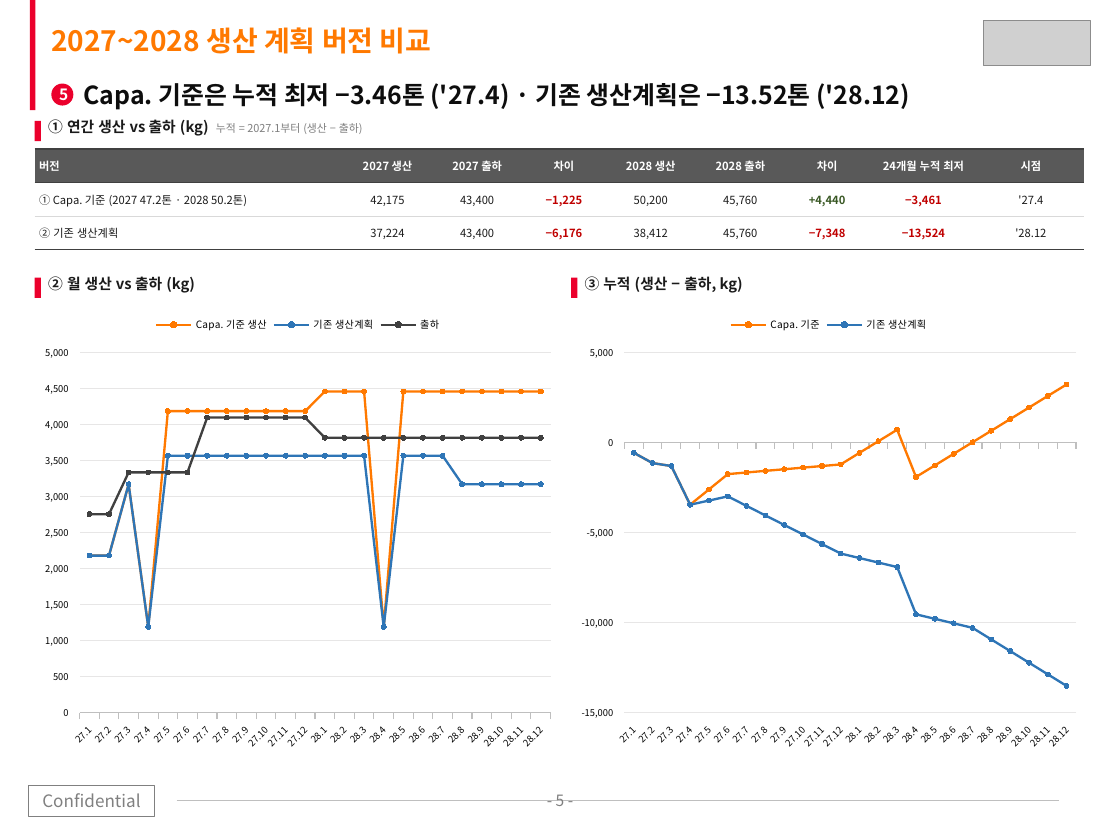
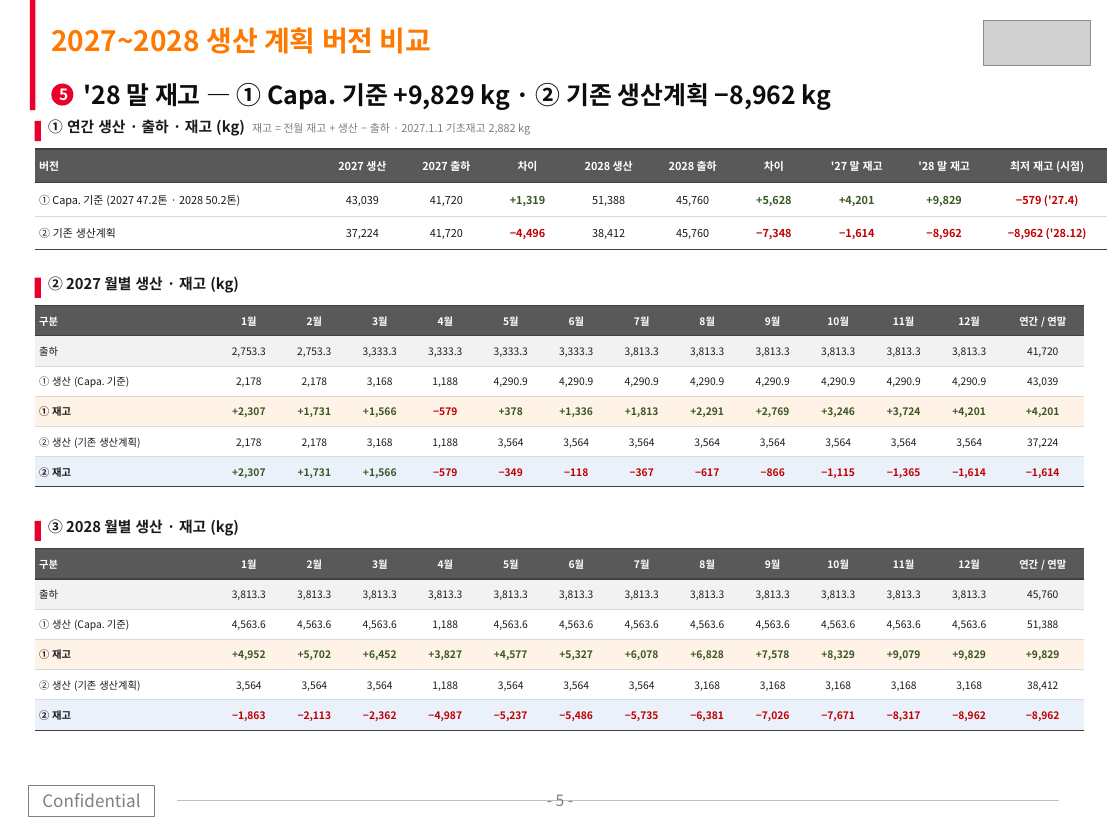
Before and after one commit to Jameskim25/-, a slide deck: slide 5 of SKTC_CpZr_Capacity_Reflux_Roadmap_2027_2028.pptx. Drawn at 1120x840 pixels with LibreOffice and Linux fonts; fonts in the diff are those of the drawing; grey boxes stand for pictures. Boxes give left, top, right and bottom in pixels: in the first picture for what was removed or moved away, otherwise in the second. Text is boxed around its words. In the diff, an @@ line names an element or a change of style, - is before the commit and + after.

```diff
--- a/SKTC_CpZr_Capacity_Reflux_Roadmap_2027_2028.pptx
+++ b/SKTC_CpZr_Capacity_Reflux_Roadmap_2027_2028.pptx
@@ text at (84,83,832,110): text changed @@
-Capa. 기준은 누적 최저 −3.46톤 ('27.4) · 기존 생산계획은 −13.52톤 ('28.12)
+'28 말 재고 — ① Capa. 기준 +9,829 kg · ② 기존 생산계획 −8,962 kg
@@ text at (48,119,530,136): text changed @@
-① 연간 생산 vs 출하 (kg) 누적 = 2027.1부터 (생산 − 출하)
+① 연간 생산 · 출하 · 재고 (kg) 재고 = 전월 재고 + 생산 − 출하 · 2027.1.1 기초재고 2,882 kg
@@ table at (35,149,1107,250) @@
-column 2, row 2: 42,175
+column 2, row 2: 43,039
-column 3, row 2: 43,400
+column 3, row 2: 41,720
-column 3, row 3: 43,400
+column 3, row 3: 41,720
-column 4, row 2: −1,225
+column 4, row 2: +1,319
-column 4, row 3: −6,176
+column 4, row 3: −4,496
-column 5, row 2: 50,200
+column 5, row 2: 51,388
-column 7: 차이 | +4,440 | −7,348
-column 8: 24개월 누적 최저 | −3,461 | −13,524
-column 9: 시점 | '27.4 | '28.12
+column 7: 차이 | +5,628 | −7,348
+column 8: '27 말 재고 | +4,201 | −1,614
+column 9: '28 말 재고 | +9,829 | −8,962
+column 10: 최저 재고 (시점) | −579 ('27.4) | −8,962 ('28.12)
@@ table: place and size @@
-table at (35,149,1084,250)
+table at (35,149,1107,250)
@@ text at (48,274,239,293): text changed @@
-② 월 생산 vs 출하 (kg)
+② 2027 월별 생산 · 재고 (kg)
@@ text removed at (585,276,743,293) @@
-③ 누적 (생산 − 출하, kg)
@@ line chart removed at (35,305,561,758) @@
-categories: 27.1, 27.2, 27.3, 27.4, 27.5, 27.6, 27.7, 27.8, 27.9, 27.10, 27.11, 27.12, 28.1, 28.2, 28.3, 28.4, 28.5, 28.6, 28.7, 28.8, 28.9, 28.10, 28.11, 28.12
-Capa. 기준 생산: 2200, 2200, 3200, 1200, 4200, 4200, 4200, 4200, 4200, 4200, 4200, 4200, 4500, 4500, 4500, 1200, 4500, 4500, 4500, 4500, 4500, 4500, 4500, 4500
-기존 생산계획: 2200, 2200, 3200, 1200, 3600, 3600, 3600, 3600, 3600, 3600, 3600, 3600, 3600, 3600, 3600, 1200, 3600, 3600, 3600, 3200, 3200, 3200, 3200, 3200
-출하: 2800, 2800, 3300, 3300, 3300, 3300, 4100, 4100, 4100, 4100, 4100, 4100, 3800, 3800, 3800, 3800, 3800, 3800, 3800, 3800, 3800, 3800, 3800, 3800
@@ table added at (35,306,1077,487), 6 rows, 14 columns @@
+구분 | 1월 | 2월 | 3월 | 4월 | 5월 | 6월 | 7월 | 8월 | 9월 | 10월 | 11월 | 12월 | 연간 / 연말
+출하 | 2,753.3 | 2,753.3 | 3,333.3 | 3,333.3 | 3,333.3 | 3,333.3 | 3,813.3 | 3,813.3 | 3,813.3 | 3,813.3 | 3,813.3 | 3,813.3 | 41,720
+① 생산 (Capa. 기준) | 2,178 | 2,178 | 3,168 | 1,188 | 4,290.9 | 4,290.9 | 4,290.9 | 4,290.9 | 4,290.9 | 4,290.9 | 4,290.9 | 4,290.9 | 43,039
+① 재고 | +2,307 | +1,731 | +1,566 | −579 | +378 | +1,336 | +1,813 | +2,291 | +2,769 | +3,246 | +3,724 | +4,201 | +4,201
+② 생산 (기존 생산계획) | 2,178 | 2,178 | 3,168 | 1,188 | 3,564 | 3,564 | 3,564 | 3,564 | 3,564 | 3,564 | 3,564 | 3,564 | 37,224
+② 재고 | +2,307 | +1,731 | +1,566 | −579 | −349 | −118 | −367 | −617 | −866 | −1,115 | −1,365 | −1,614 | −1,614
@@ line chart removed at (571,305,1086,758) @@
-categories: 27.1, 27.2, 27.3, 27.4, 27.5, 27.6, 27.7, 27.8, 27.9, 27.10, 27.11, 27.12, 28.1, 28.2, 28.3, 28.4, 28.5, 28.6, 28.7, 28.8, 28.9, 28.10, 28.11, 28.12
-Capa. 기준: -600, -1200, -1300, -3500, -2600, -1800, -1700, -1600, -1500, -1400, -1300, -1200, -600, 100, 700, -1900, -1300, -600, 0, 600, 1300, 1900, 2600, 3200
-기존 생산계획: -600, -1200, -1300, -3500, -3200, -3000, -3500, -4100, -4600, -5100, -5600, -6200, -6400, -6700, -6900, -9500, -9800, -10000, -10300, -10900, -11600, -12200, -12900, -13500
@@ rectangle: place and size @@
-rectangle at (571,278,577,298)
+rectangle at (35,521,40,541)
@@ text added at (48,517,239,536), 9.5 pt, text #1A1A1A, bold @@
+③ 2028 월별 생산 · 재고 (kg)
@@ table added at (35,549,1077,730), 6 rows, 14 columns @@
+구분 | 1월 | 2월 | 3월 | 4월 | 5월 | 6월 | 7월 | 8월 | 9월 | 10월 | 11월 | 12월 | 연간 / 연말
+출하 | 3,813.3 | 3,813.3 | 3,813.3 | 3,813.3 | 3,813.3 | 3,813.3 | 3,813.3 | 3,813.3 | 3,813.3 | 3,813.3 | 3,813.3 | 3,813.3 | 45,760
+① 생산 (Capa. 기준) | 4,563.6 | 4,563.6 | 4,563.6 | 1,188 | 4,563.6 | 4,563.6 | 4,563.6 | 4,563.6 | 4,563.6 | 4,563.6 | 4,563.6 | 4,563.6 | 51,388
+① 재고 | +4,952 | +5,702 | +6,452 | +3,827 | +4,577 | +5,327 | +6,078 | +6,828 | +7,578 | +8,329 | +9,079 | +9,829 | +9,829
+② 생산 (기존 생산계획) | 3,564 | 3,564 | 3,564 | 1,188 | 3,564 | 3,564 | 3,564 | 3,168 | 3,168 | 3,168 | 3,168 | 3,168 | 38,412
+② 재고 | −1,863 | −2,113 | −2,362 | −4,987 | −5,237 | −5,486 | −5,735 | −6,381 | −7,026 | −7,671 | −8,317 | −8,962 | −8,962
```
Also in this commit, not shown: 8 other slides changed, 4 other files.
